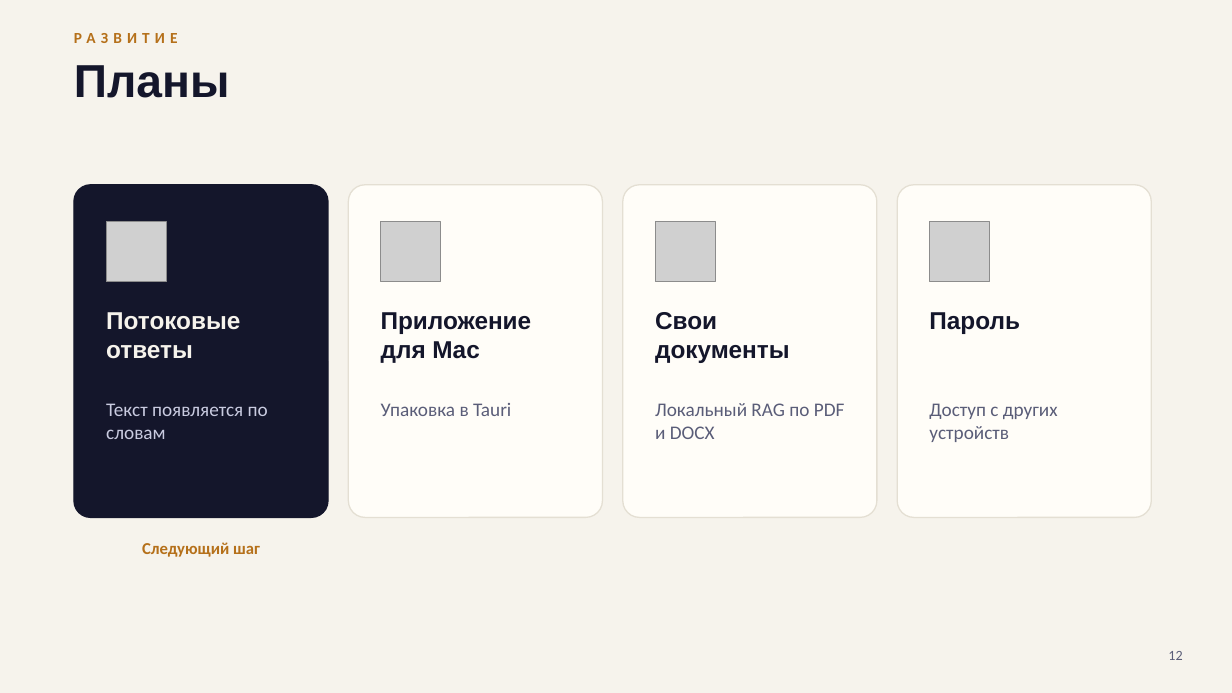
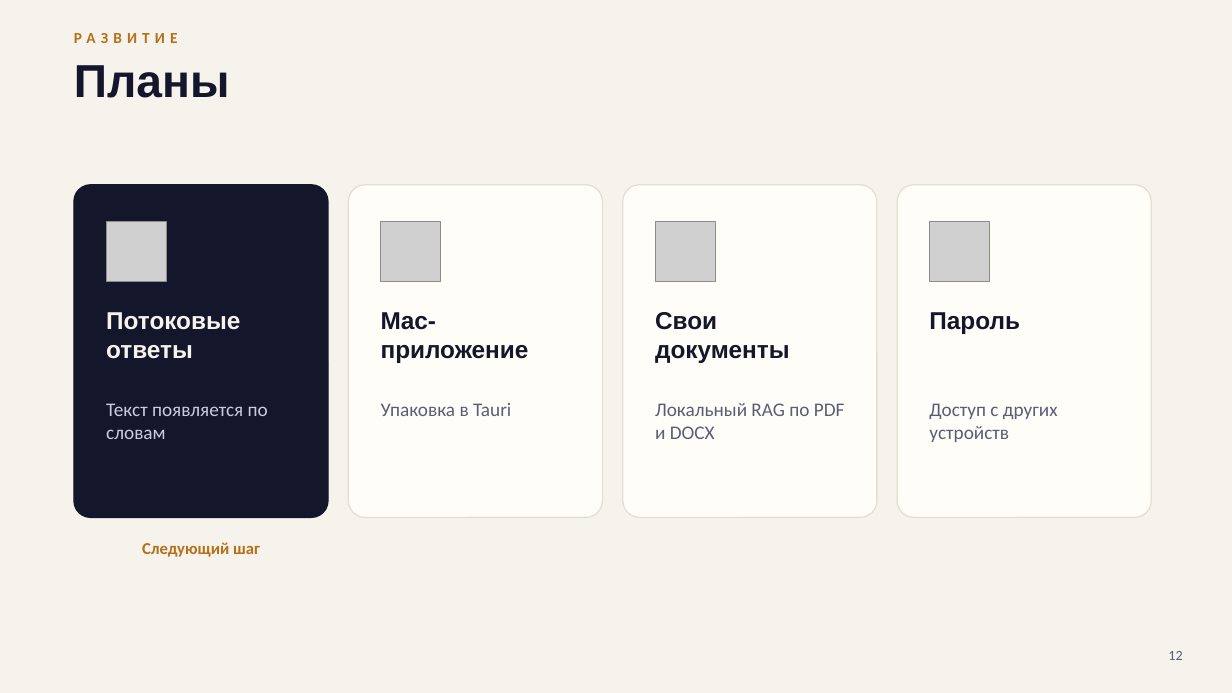
Before and after one commit to surnova2703/lumelle, a slide deck: slide 12 of docs/Lumo_AI_tech_RU.pptx. Drawn at 1232x693 pixels with LibreOffice and Linux fonts; fonts in the diff are those of the drawing; grey boxes stand for pictures. Boxes give left, top, right and bottom in pixels: in the first picture for what was removed or moved away, otherwise in the second. Text is boxed around its words. In the diff, an @@ line names an element or a change of style, - is before the commit and + after.

```diff
--- a/docs/Lumo_AI_tech_RU.pptx
+++ b/docs/Lumo_AI_tech_RU.pptx
@@ text at bbox=[381, 312, 529, 363]: text changed @@
-Приложение для Mac
+Mac-приложение
```
Also in this commit, not shown: 35 other files.
